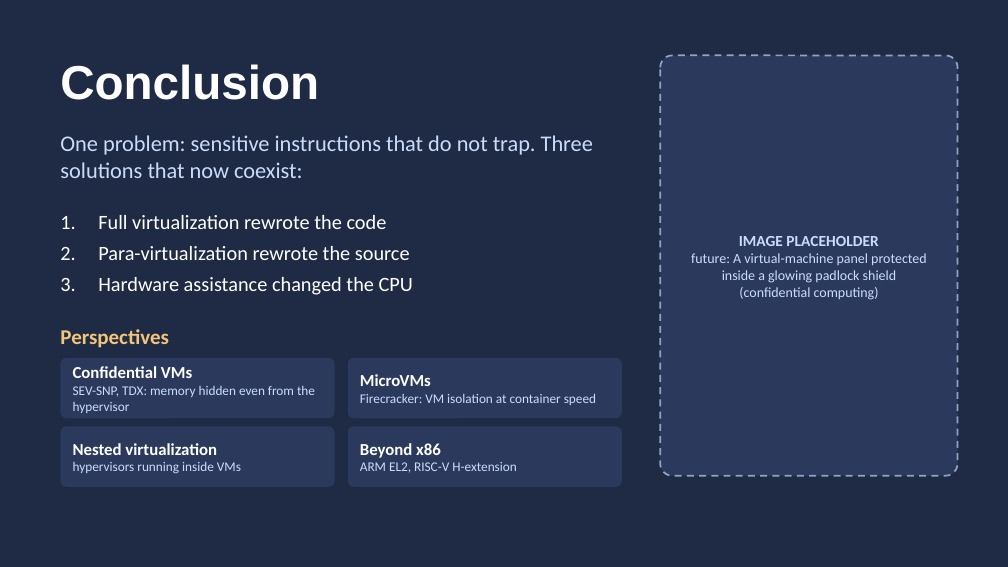
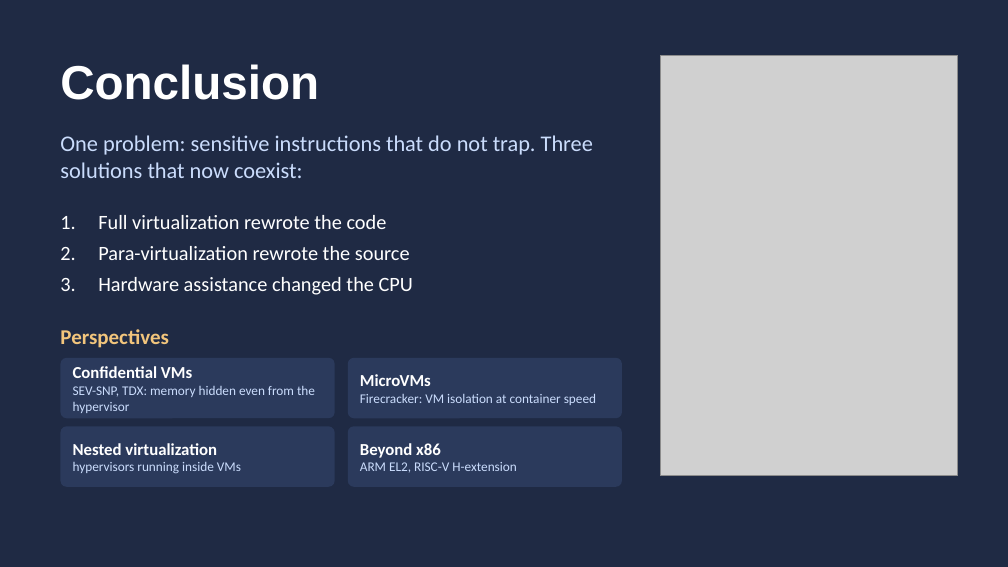
Before and after one commit to aliyassine22/OS-Virtualization, a slide deck: slide 24 of presentation/powerpoint/Virtualization_in_OS.pptx. Drawn at 1008x567 pixels with LibreOffice and Linux fonts; fonts in the diff are those of the drawing; grey boxes stand for pictures. Boxes give left, top, right and bottom in pixels: in the first picture for what was removed or moved away, otherwise in the second. Text is boxed around its words. In the diff, an @@ line names an element or a change of style, - is before the commit and + after.

```diff
--- a/presentation/powerpoint/Virtualization_in_OS.pptx
+++ b/presentation/powerpoint/Virtualization_in_OS.pptx
@@ rounded rectangle removed at (x1=660, y1=55, x2=958, y2=476) @@
@@ picture added at (x1=660, y1=55, x2=958, y2=476) @@
@@ text removed at (x1=691, y1=236, x2=927, y2=300) @@
-IMAGE PLACEHOLDER
-future: A virtual-machine panel protected inside a glowing padlock shield (confidential computing)
```
Also in this commit, not shown: 1 other slide changed, 4 other files.
